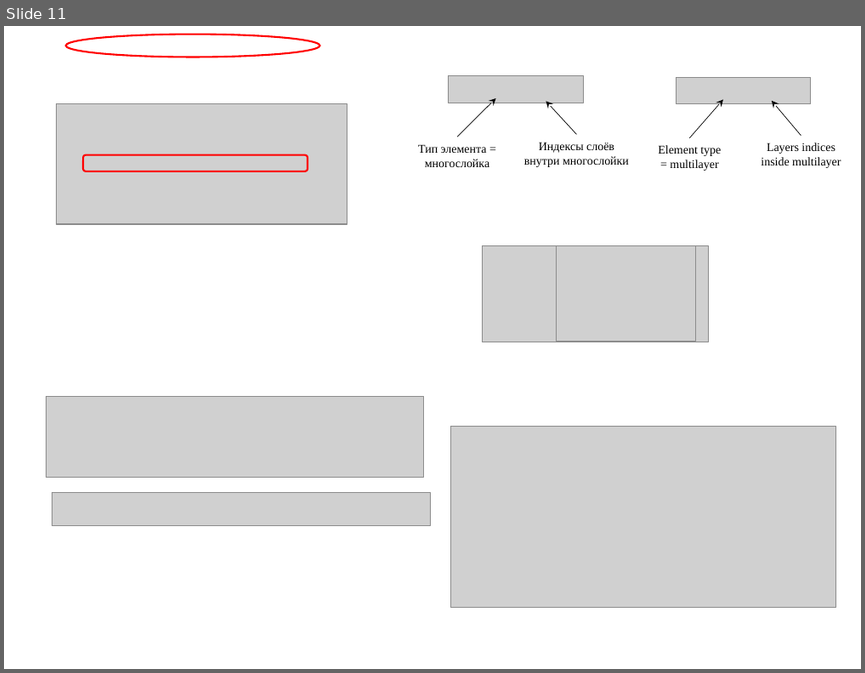
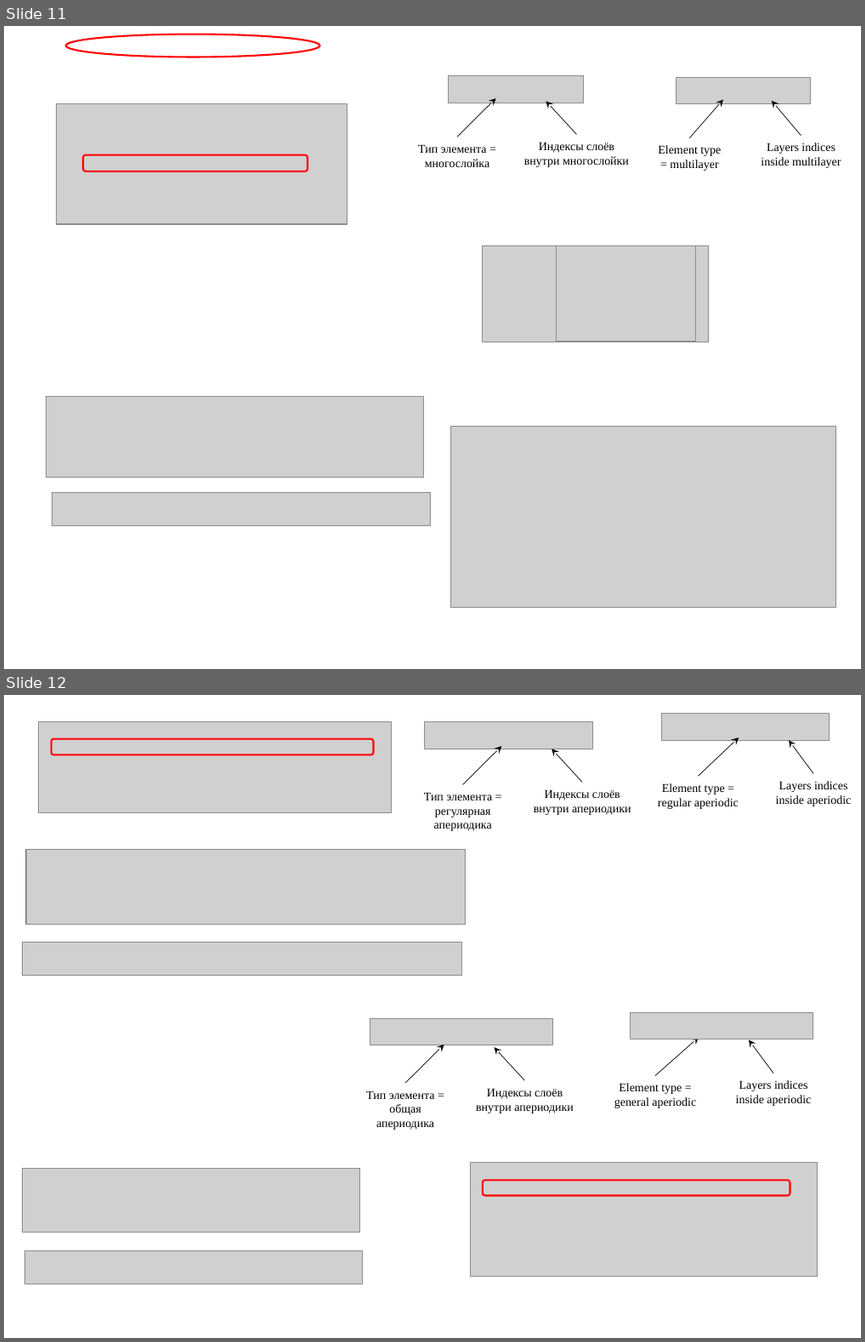
Before and after one commit to svech/Multifitting, a slide deck: manual/Pictures 2.0/Pictures 2.0.pptx. Shown one above the other, each under a label of ours: slide 11 before the commit, slides 11 and 12 after it. The pictures are 865x673 and 865x1342 pixels, drawn with LibreOffice and Linux fonts; fonts in the diff are those of the drawing; grey boxes stand for pictures. Boxes give left, top, right and bottom in pixels: in the first picture for what was removed or moved away, otherwise in the second. Text is boxed around its words. In the diff, an @@ line names an element or a change of style, - is before the commit and + after.

```diff
--- a/manual/Pictures 2.0/Pictures 2.0.pptx
+++ b/manual/Pictures 2.0/Pictures 2.0.pptx
@@ slide 12 added at (x1=4, y1=695, x2=861, y2=1338), background #FFFFFF @@
@@ picture added at (x1=38, y1=722, x2=391, y2=813) @@
@@ rounded rectangle added at (x1=51, y1=738, x2=373, y2=755), outline #FF0000 1.5 pt @@
@@ group added at (x1=424, y1=721, x2=631, y2=831): 2 arrows, 2 texts, 1 picture @@
+Тип элемента = регулярная апериодика
+Индексы слоёв внутри апериодики
@@ group added at (x1=658, y1=713, x2=851, y2=809): 2 arrows, 2 texts, 1 picture @@
+Element type = regular aperiodic
+Layers indices inside aperiodic
@@ picture added at (x1=26, y1=850, x2=465, y2=924) @@
@@ picture added at (x1=22, y1=941, x2=460, y2=975) @@
@@ group added at (x1=614, y1=1012, x2=813, y2=1108): 2 arrows, 2 texts, 1 picture @@
+Element type = general aperiodic
+Layers indices inside aperiodic
@@ group added at (x1=366, y1=1018, x2=574, y2=1129): 2 arrows, 2 texts, 1 picture @@
+Тип элемента = общая апериодика
+Индексы слоёв внутри апериодики
@@ picture added at (x1=23, y1=1168, x2=360, y2=1231) @@
@@ picture added at (x1=470, y1=1162, x2=817, y2=1276) @@
@@ rounded rectangle added at (x1=482, y1=1180, x2=789, y2=1196), outline #FF0000 1.5 pt @@
@@ picture added at (x1=24, y1=1250, x2=362, y2=1283) @@
```
Also in this commit, not shown: 1 slide removed, 2 other files.
